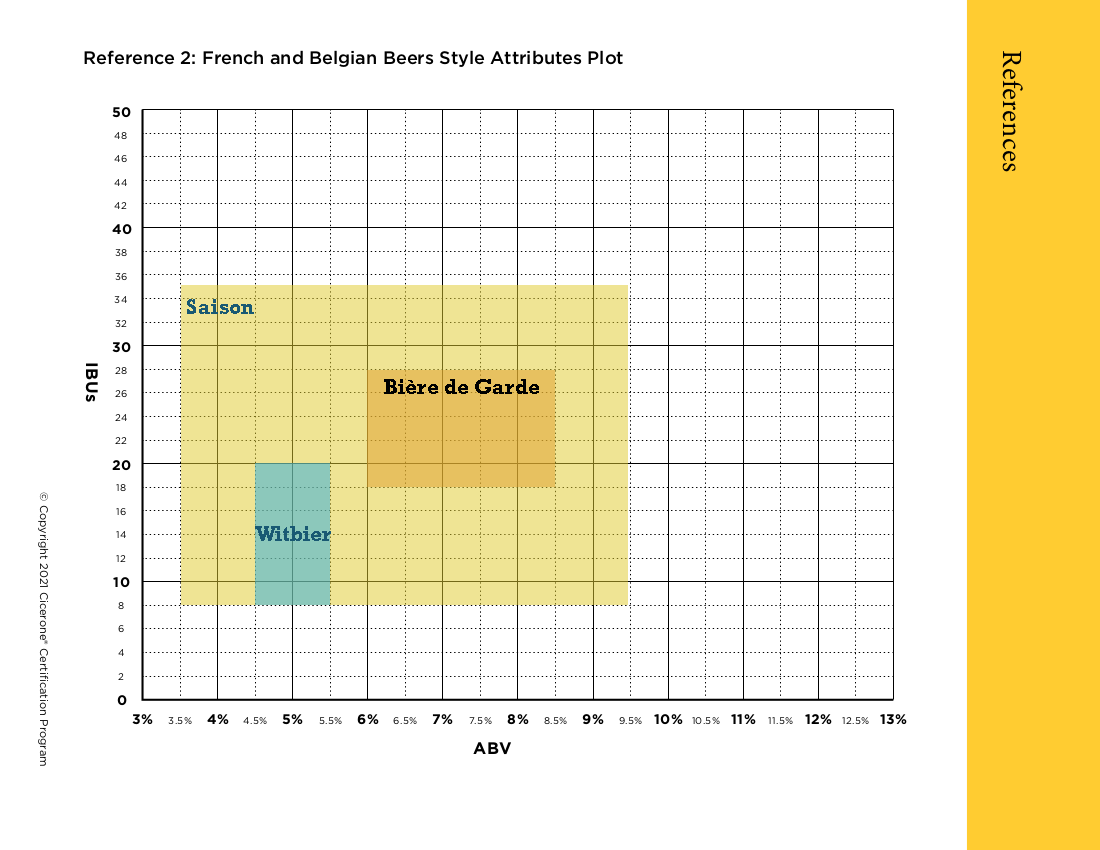
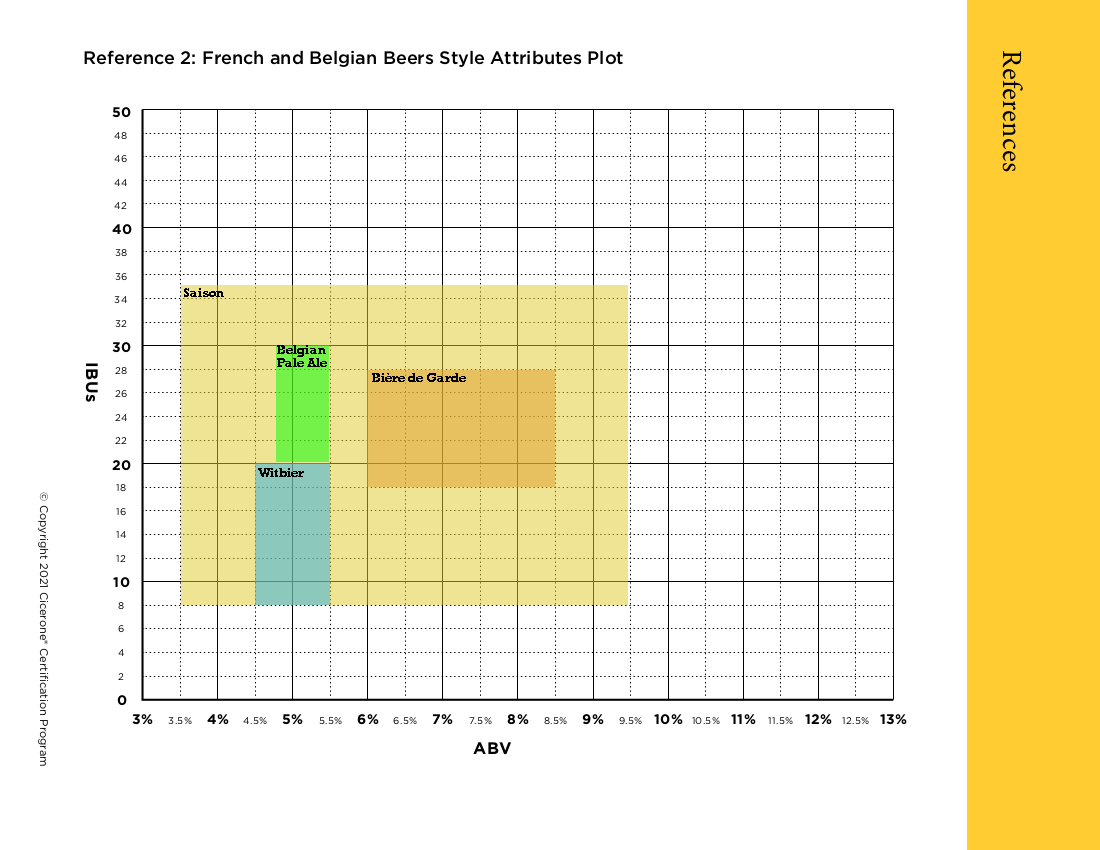
Layered file, before and after one edit (1100x850). Changes by layer:
painted on "Bière de Garde" over [372, 373, 539, 394]
painted on "Saison" over [184, 288, 254, 314]
added layer "Belgian Pale Ale" above "Witbier" over [277, 345, 327, 367]
painted on "Witbier" over [255, 468, 331, 541]
added layer "belgian pale" above "biere de garde" over [276, 345, 329, 462]
